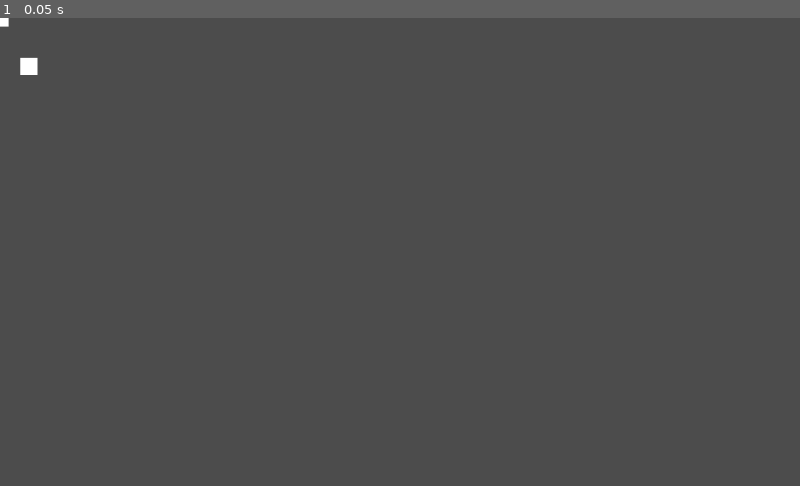
Above: before the commit, frame 1.
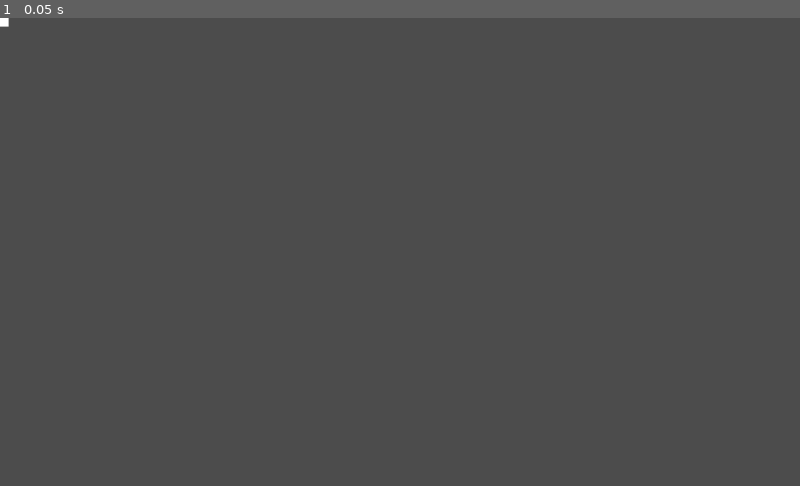
Above: after the commit, the same moment.

Repository: JMetropolis/AdventureGamu
Game: Godot game, scene res://Maps/Debug.tscn
Same seed, same stepped clock (60 frames per second), same inputs: the game is played once before the commit and once after it.
Inputs:
- Up to frame 1 (0.05 s): no input

The runs differ from the first frame. In frame 1, less than 0.1% of the frame differs, in the area x 2-5%, y 8-13%.
Error before the commit: Parse Error: The method "move" isn't declared in the current class. (res://Scripts/Player.gd:34)

Commit message:
Revert "Basic Player"
This reverts commit 08a9598898886d5dd3ad8b6c7ffca5ee9532b634.

Diff:
--- a/Prefabs/Player.tscn
+++ /dev/null
@@ -1,27 +0,0 @@
-[gd_scene load_steps=4 format=2]
-
-[ext_resource path="res://Scripts/Player.gd" type="Script" id=1]
-[ext_resource path="res://Textures/empty.png" type="Texture" id=2]
-
-[sub_resource type="RectangleShape2D" id=1]
-
-custom_solver_bias = 0.0
-extents = Vector2( 10, 10 )
-
-[node name="Player" type="KinematicBody2D"]
-
-input_pickable = false
-collision_layer = 1
-collision_mask = 1
-collision/safe_margin = 0.08
-script = ExtResource( 1 )
-speed = 500
-drag = 5
-
-[node name="Sprite" type="Sprite" parent="."]
-
-texture = ExtResource( 2 )
-
-[node name="CollisionShape2D" type="CollisionShape2D" parent="."]
-
-shape = SubResource( 1 )
--- a/Prefabs/Test.tscn
+++ b/Prefabs/Test.tscn
@@ -1,14 +1,9 @@
-[gd_scene load_steps=3 format=2]
+[gd_scene load_steps=2 format=2]
 
 [ext_resource path="res://Textures/empty.png" type="Texture" id=1]
-[ext_resource path="res://Prefabs/Player.tscn" type="PackedScene" id=2]
 
 [node name="Node2D" type="Node2D"]
 
 [node name="Sprite" type="Sprite" parent="."]
 
 texture = ExtResource( 1 )
-
-[node name="Player" parent="." instance=ExtResource( 2 )]
-
-position = Vector2( 37.3382, 61.9654 )
--- a/Scripts/Player.gd
+++ /dev/null
@@ -1,41 +0,0 @@
-extends KinematicBody2D
-
-var velocity = Vector2()
-var inputVec = Vector2()
-export var speed = 5
-export var drag = 5
-
-
-
-
-func _ready():
-
-	pass
-
-func _fixed_process(delta):
-
-	if Input.is_action_pressed("player_right") and inputVec.x != -1:
-		inputVec.x = 1
-	elif Input.is_action_pressed("player_left"):
-		inputVec.x = -1
-	else:
-		inputVec.x = 0
-
-	if Input.is_action_pressed("player_down") and inputVec.y != -1:
-		inputVec.y = 1
-	elif Input.is_action_pressed("player_up"):
-		inputVec.y = -1
-	else:
-		inputVec.y = 0
-
-	velocity -= velocity * GetFriction() * delta
-	velocity += inputVec * GetAcceleration() * delta
-
-	move(velocity *delta)
-	pass
-
-func GetFriction():
-	return drag
-
-func GetAcceleration():
-	return speed * drag
--- a/project.godot
+++ b/project.godot
@@ -1,6 +1,4 @@
 config_version=3
-
-config_version=null
 
 [application]
 
@@ -8,25 +6,6 @@
 run/main_scene="res://Maps/Debug.tscn"
 config/icon="res://icon.png"
 
-[input]
-
-player_left=[ Object(InputEventKey,"resource_local_to_scene":false,"resource_name":"","device":0,"alt":false,"shift":false,"control":false,"meta":false,"command":false,"pressed":false,"scancode":16777231,"unicode":0,"echo":false,"script":null)
-, Object(InputEventKey,"resource_local_to_scene":false,"resource_name":"","device":0,"alt":false,"shift":false,"control":false,"meta":false,"command":false,"pressed":false,"scancode":65,"unicode":0,"echo":false,"script":null)
-, Object(InputEventJoypadMotion,"resource_local_to_scene":false,"resource_name":"","device":0,"axis":0,"axis_value":-1.0,"script":null)
- ]
-player_right=[ Object(InputEventKey,"resource_local_to_scene":false,"resource_name":"","device":0,"alt":false,"shift":false,"control":false,"meta":false,"command":false,"pressed":false,"scancode":68,"unicode":0,"echo":false,"script":null)
-, Object(InputEventKey,"resource_local_to_scene":false,"resource_name":"","device":0,"alt":false,"shift":false,"control":false,"meta":false,"command":false,"pressed":false,"scancode":16777233,"unicode":0,"echo":false,"script":null)
-, Object(InputEventJoypadMotion,"resource_local_to_scene":false,"resource_name":"","device":0,"axis":0,"axis_value":1.0,"script":null)
- ]
-player_up=[ Object(InputEventKey,"resource_local_to_scene":false,"resource_name":"","device":0,"alt":false,"shift":false,"control":false,"meta":false,"command":false,"pressed":false,"scancode":87,"unicode":0,"echo":false,"script":null)
-, Object(InputEventKey,"resource_local_to_scene":false,"resource_name":"","device":0,"alt":false,"shift":false,"control":false,"meta":false,"command":false,"pressed":false,"scancode":16777232,"unicode":0,"echo":false,"script":null)
-, Object(InputEventJoypadMotion,"resource_local_to_scene":false,"resource_name":"","device":0,"axis":1,"axis_value":-1.0,"script":null)
- ]
-player_down=[ Object(InputEventKey,"resource_local_to_scene":false,"resource_name":"","device":0,"alt":false,"shift":false,"control":false,"meta":false,"command":false,"pressed":false,"scancode":83,"unicode":0,"echo":false,"script":null)
-, Object(InputEventKey,"resource_local_to_scene":false,"resource_name":"","device":0,"alt":false,"shift":false,"control":false,"meta":false,"command":false,"pressed":false,"scancode":16777234,"unicode":0,"echo":false,"script":null)
-, Object(InputEventJoypadMotion,"resource_local_to_scene":false,"resource_name":"","device":0,"axis":1,"axis_value":1.0,"script":null)
- ]
-
 [rendering]
 
 environment/default_environment="res://default_env.tres"
